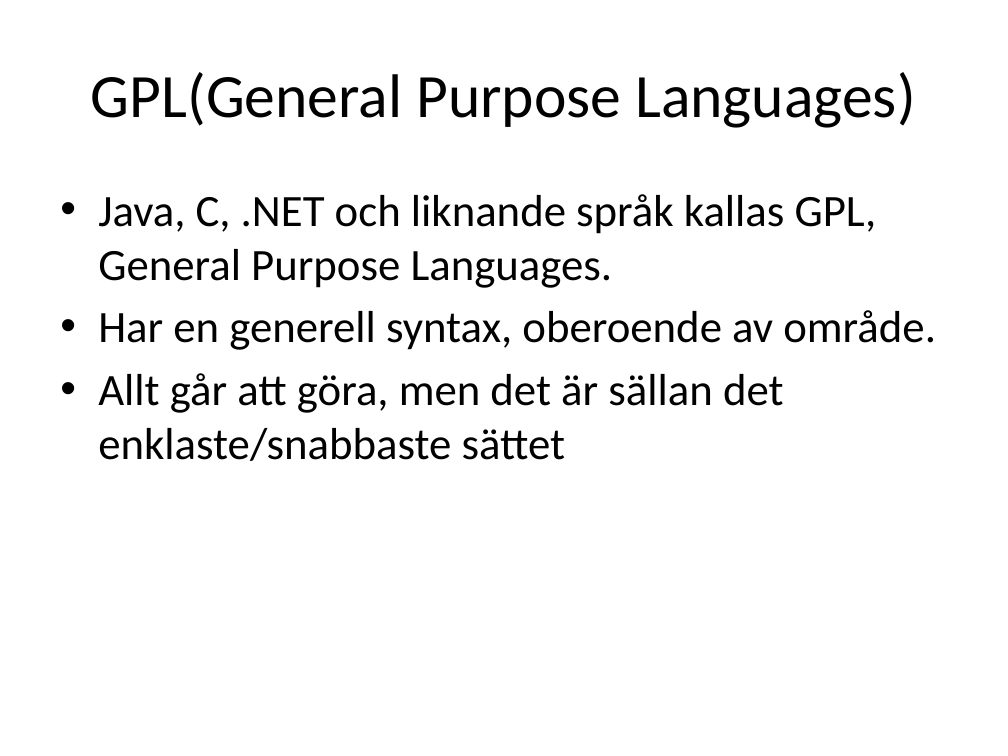
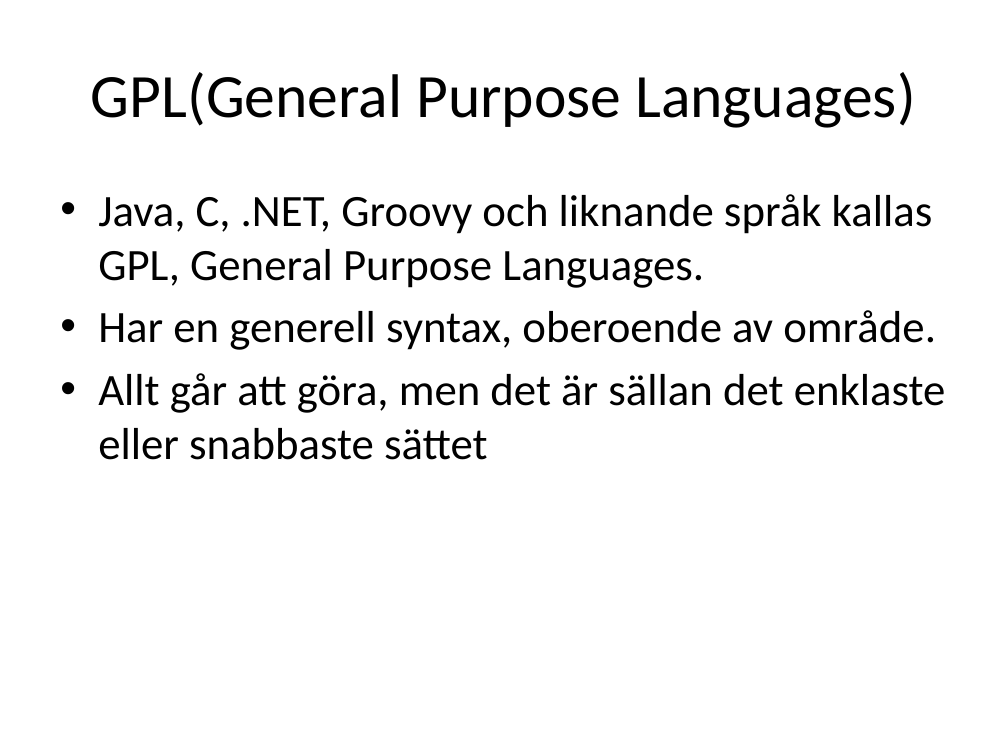
Before and after one commit to me97esn/groovyseminarium, a slide deck: slide 7 of groovyseminarie/dokument/groovyseminarium_source.pptx (slide 10 before the commit). Drawn at 1008x756 pixels with LibreOffice and Linux fonts; fonts in the diff are those of the drawing. Boxes give left, top, right and bottom in pixels: in the first picture for what was removed or moved away, otherwise in the second. Text is boxed around its words. In the diff, an @@ line names an element or a change of style, - is before the commit and + after.

```diff
--- a/groovyseminarie/dokument/groovyseminarium_source.pptx
+++ b/groovyseminarie/dokument/groovyseminarium_source.pptx
@@ text at (98,194,933,288): text changed @@
-• Java, C, .NET och liknande språk kallas GPL, General Purpose Languages.
+• Java, C, .NET, Groovy och liknande språk kallas GPL, General Purpose Languages.
@@ text at (98,373,946,460): text changed @@
-• Allt går att göra, men det är sällan det enklaste/snabbaste sättet
+• Allt går att göra, men det är sällan det enklaste eller snabbaste sättet
```
Also in this commit, not shown: 6 other slides changed, 3 slides added, 1 slide removed, 9 other files.
